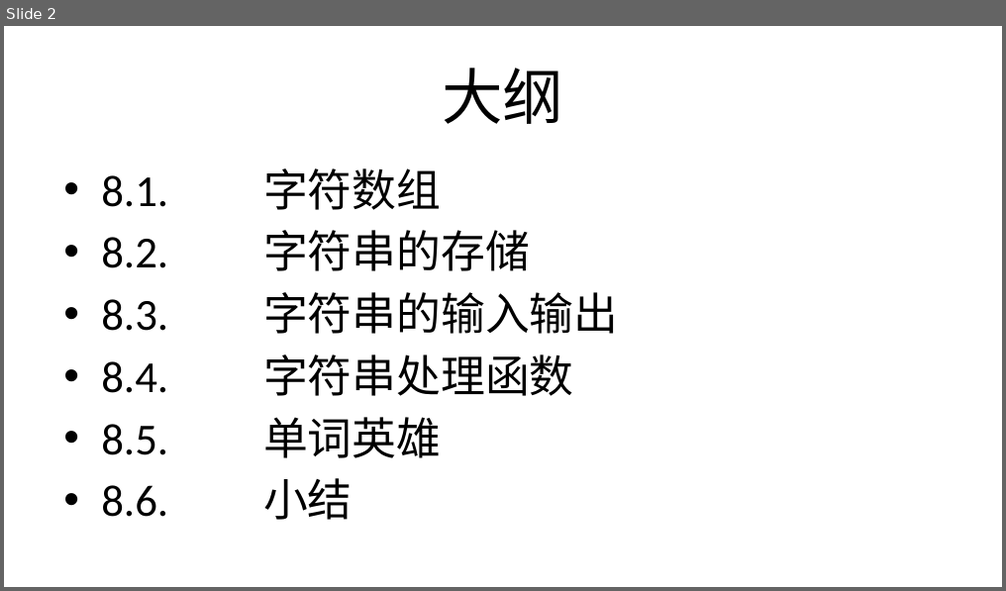
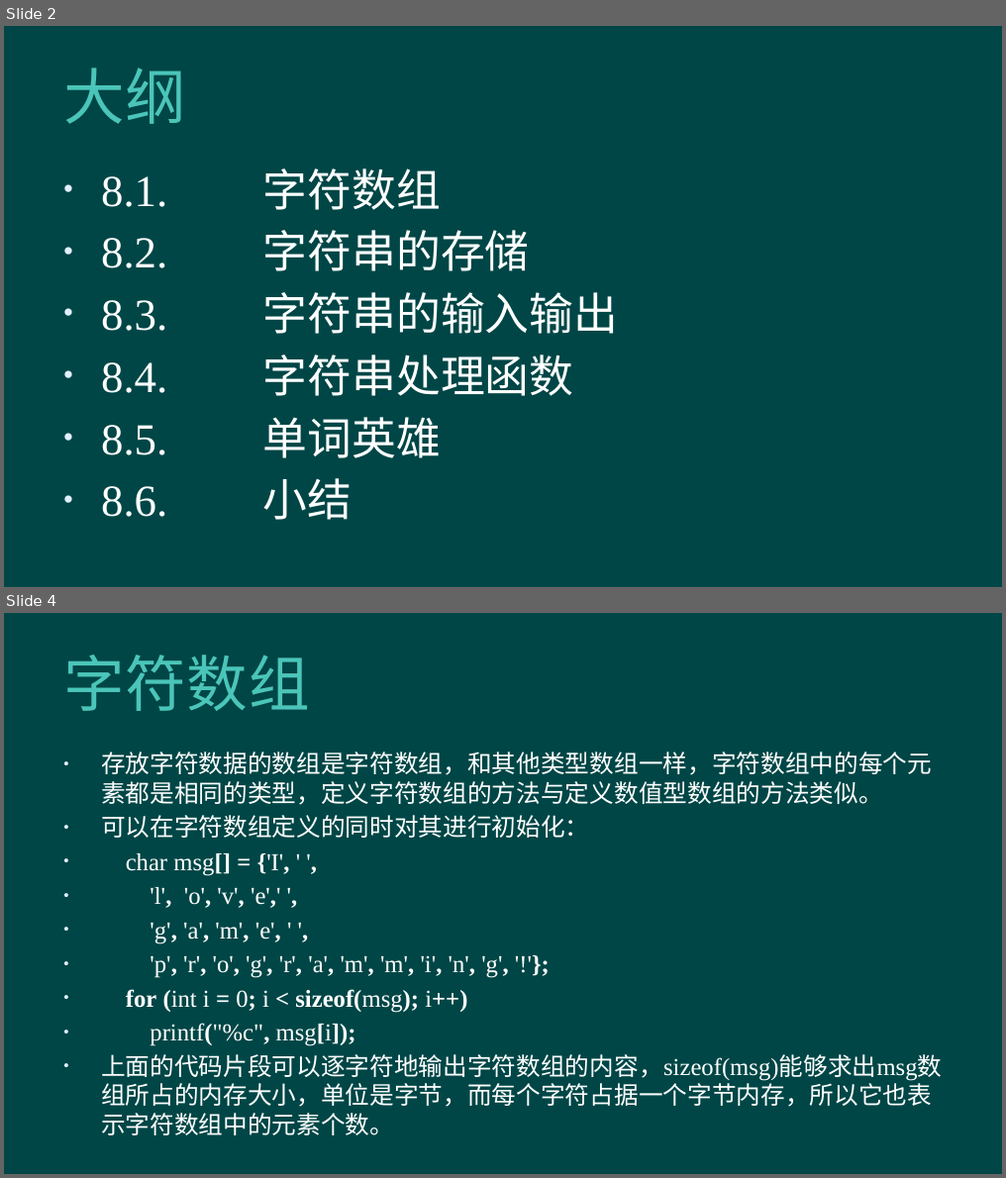
Before and after one commit to hanhonglei/Course_BasicGameProgramming, a slide deck: 第8章 字符串/第8章 字符串.pptx. Shown one above the other, each under a label of ours: slide 2 before the commit, slides 2 and 4 after it; the slides between them are not shown. The pictures are 1006x591 and 1006x1178 pixels, drawn with LibreOffice and Linux fonts; fonts in the diff are those of the drawing; background and template pictures are left out. Boxes give left, top, right and bottom in pixels: in the first picture for what was removed or moved away, otherwise in the second. Text is boxed around its words. In the diff, an @@ line names an element or a change of style, - is before the commit and + after.

```diff
--- a/第8章 字符串/第8章 字符串.pptx
+++ b/第8章 字符串/第8章 字符串.pptx
@@ slide 4 added at (4,613,1002,1174), background #004646 @@
@@ title added at (63,655,309,711), 44 pt, text #4BC5B9 @@
+字符数组
@@ text added at (101,752,942,1107), 17.6 pt, text #FFFFFF @@
+• 存放字符数据的数组是字符数组，和其他类型数组一样，字符数组中的每个元素都是相同的类型，定义字符数组的方法与定义数值型数组的方法类似。
+• 可以在字符数组定义的同时对其进行初始化：
+• char msg[] = {'I', ' ',
+• 'l', 'o', 'v', 'e',' ',
+• 'g', 'a', 'm', 'e', ' ',
+• 'p', 'r', 'o', 'g', 'r', 'a', 'm', 'm', 'i', 'n', 'g', '!'};
+• for (int i = 0; i < sizeof(msg); i++)
+• printf("%c", msg[i]);
+• 上面的代码片段可以逐字符地输出字符数组的内容，sizeof(msg)能够求出msg数组所占的内存大小，单位是字节，而每个字符占据一个字节内存，所以它也表示字符数组中的元素个数。
@@ slide 2 changed as well @@
@@ background #FFFFFF to #004646 @@
@@ title "大纲" at (63,68,186,124): font Calibri to Arial, text colour #000000 to #4BC5B9, letter spacing 0 to 0.5 pt; alignment centre to left @@
@@ text "8.1. 字符数组" at (101,169,619,520): font Calibri to Times New Roman, text colour #000000 to #FFFFFF @@
```
Also in this commit, not shown: 1 other slide changed, 18 other slides added, 2 other files.
